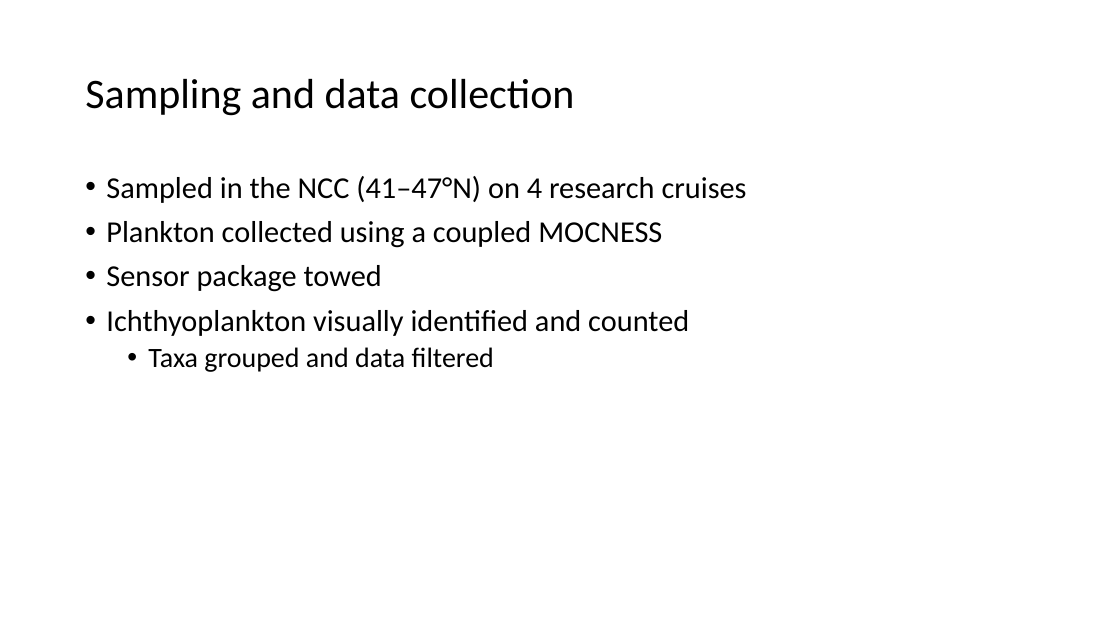
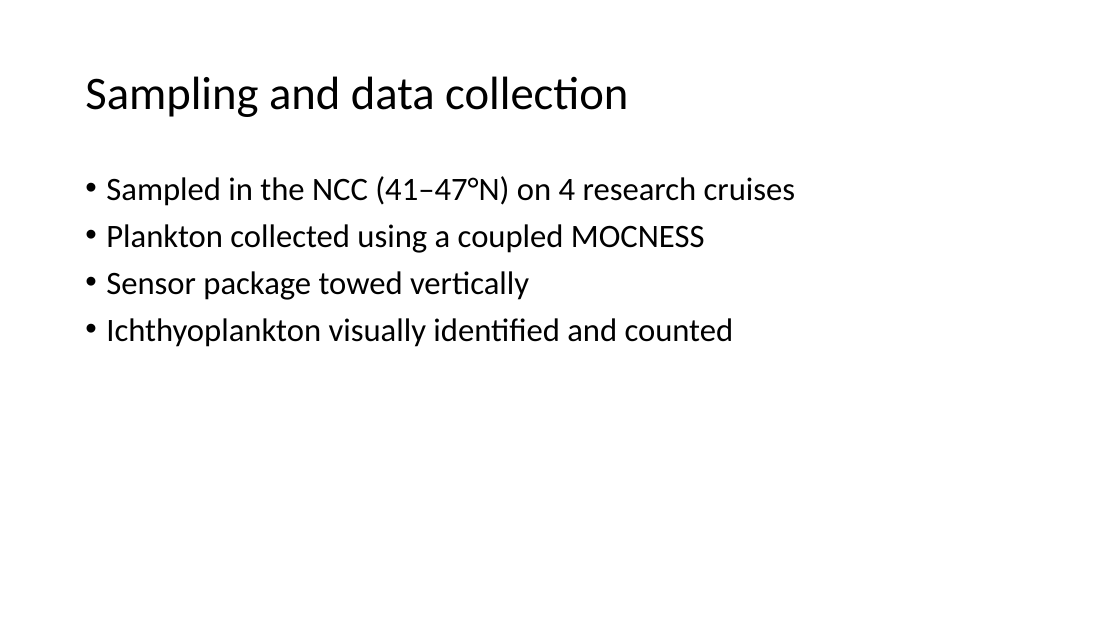
Before and after one commit to LukeABobay/larval-fish-community-analysis, a slide deck: slide 8 of PICES 2026 Presentation.pptx. Drawn at 1120x630 pixels with LibreOffice and Linux fonts; fonts in the diff are those of the drawing. Boxes give left, top, right and bottom in pixels: in the first picture for what was removed or moved away, otherwise in the second. Text is boxed around its words. In the diff, an @@ line names an element or a change of style, - is before the commit and + after.

```diff
--- a/PICES 2026 Presentation.pptx
+++ b/PICES 2026 Presentation.pptx
@@ title "Sampling and data collection" at [85, 76, 628, 117]: size 36 to 40 pt @@
@@ text at [106, 176, 796, 347]: size 26 to 28 pt in "Sampled in the NCC (41–47°N) on 4 ...", "Plankton collected using a coupled MOCNESS", "Ichthyoplankton visually identified and counted" @@
@@ text at [106, 271, 529, 300]: text changed; size 26 to 28 pt @@
-• Sensor package towed
+• Sensor package towed vertically
@@ text at [148, 347, 494, 372]: paragraph removed @@
-  • Taxa grouped and data filtered
```
Also in this commit, not shown: 20 other slides changed, 1 slide added, 4 slides removed.
